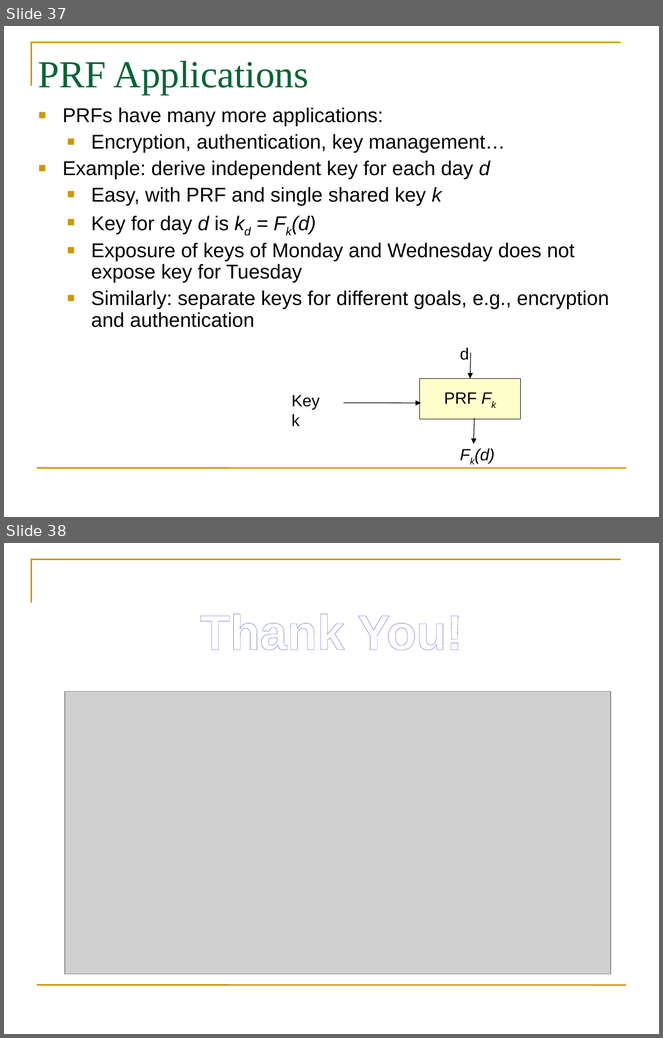
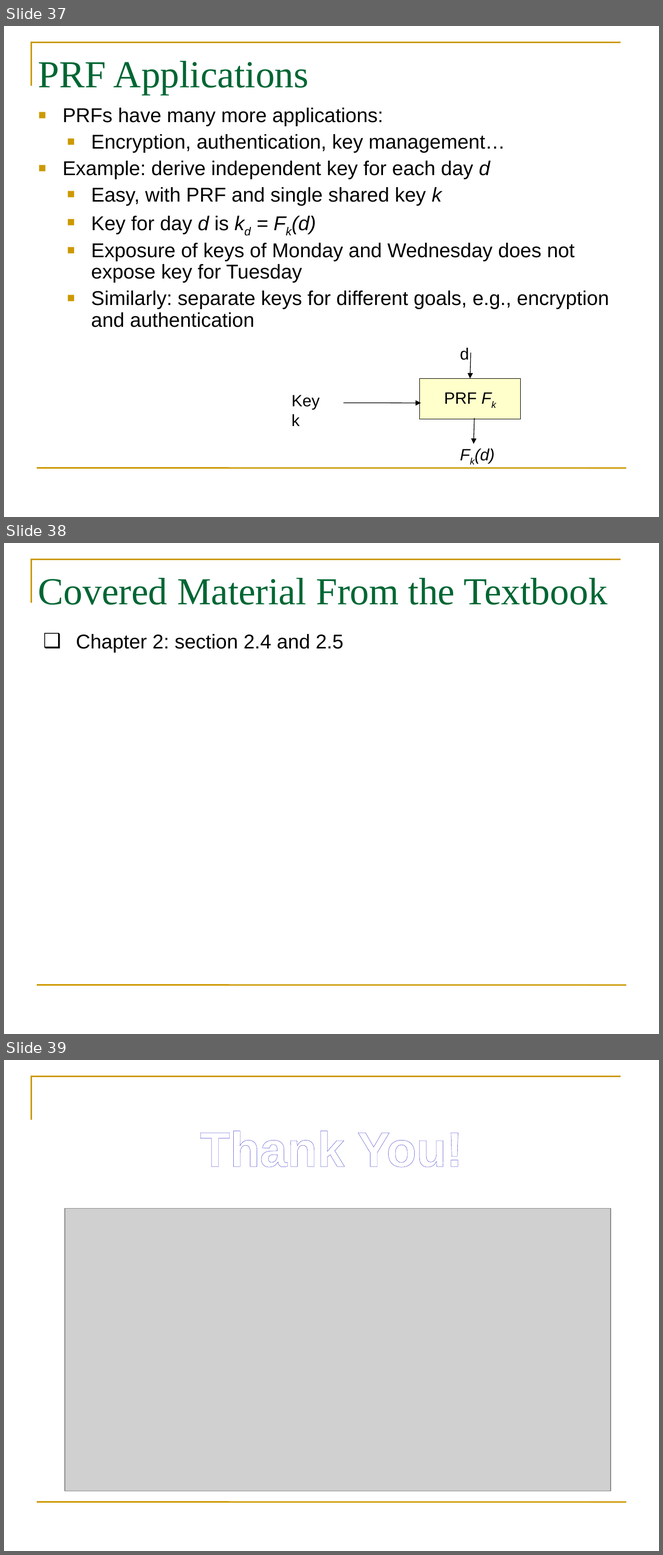
Before and after one commit to GhadaAlmashaqbeh/GhadaAlmashaqbeh.github.io, a slide deck: courses/cse3400-s2021/lecture3.pptx. Shown one above the other, each under a label of ours: slides 37 and 38 before the commit, slides 37, 38 and 39 after it. The pictures are 663x1038 and 663x1555 pixels, drawn with LibreOffice and Linux fonts; fonts in the diff are those of the drawing; grey boxes stand for pictures. Boxes give left, top, right and bottom in pixels: in the first picture for what was removed or moved away, otherwise in the second. Text is boxed around its words. In the diff, an @@ line names an element or a change of style, - is before the commit and + after.

```diff
--- a/courses/cse3400-s2021/lecture3.pptx
+++ b/courses/cse3400-s2021/lecture3.pptx
@@ slide 38 added at (x1=4, y1=543, x2=659, y2=1034), background #FFFFFF; not listed: 2 template elements that a slide beside it also shows @@
@@ title added at (x1=38, y1=578, x2=607, y2=605), 42 pt, text #006633 @@
+Covered Material From the Textbook
@@ text added at (x1=76, y1=634, x2=344, y2=652), 22 pt, text #000000 @@
+❑ Chapter 2: section 2.4 and 2.5
@@ what was slide 38 is now slide 39 @@
```
Also in this commit, not shown: 4 other files.
